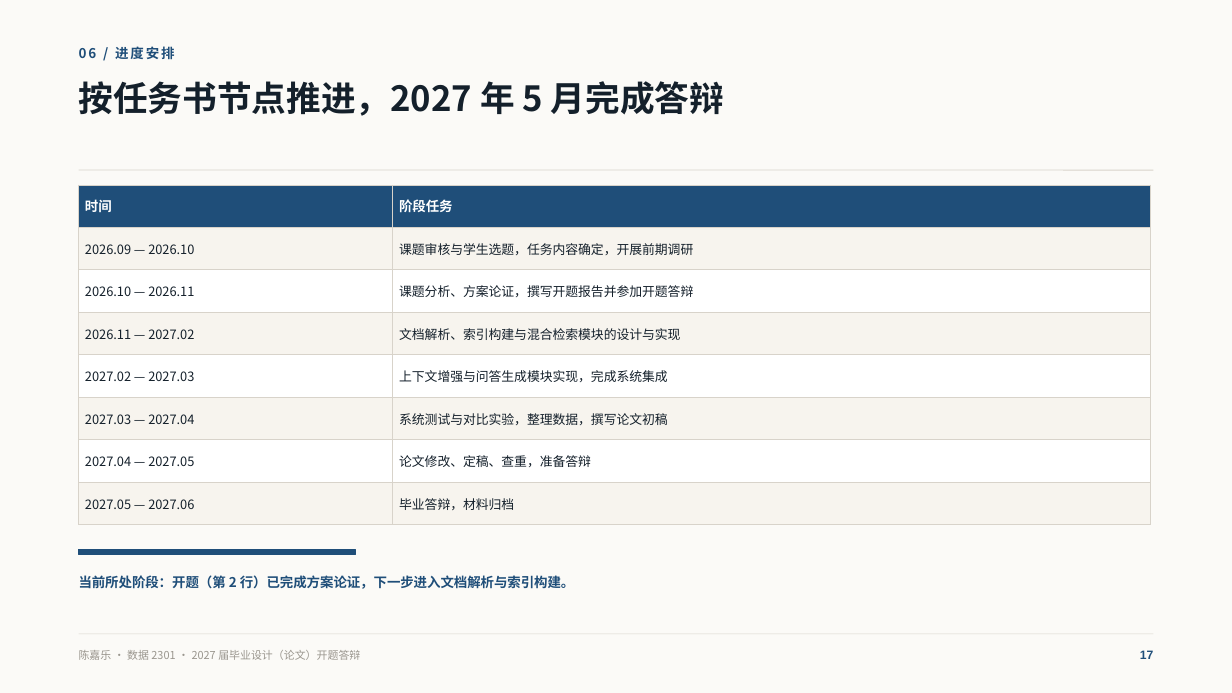
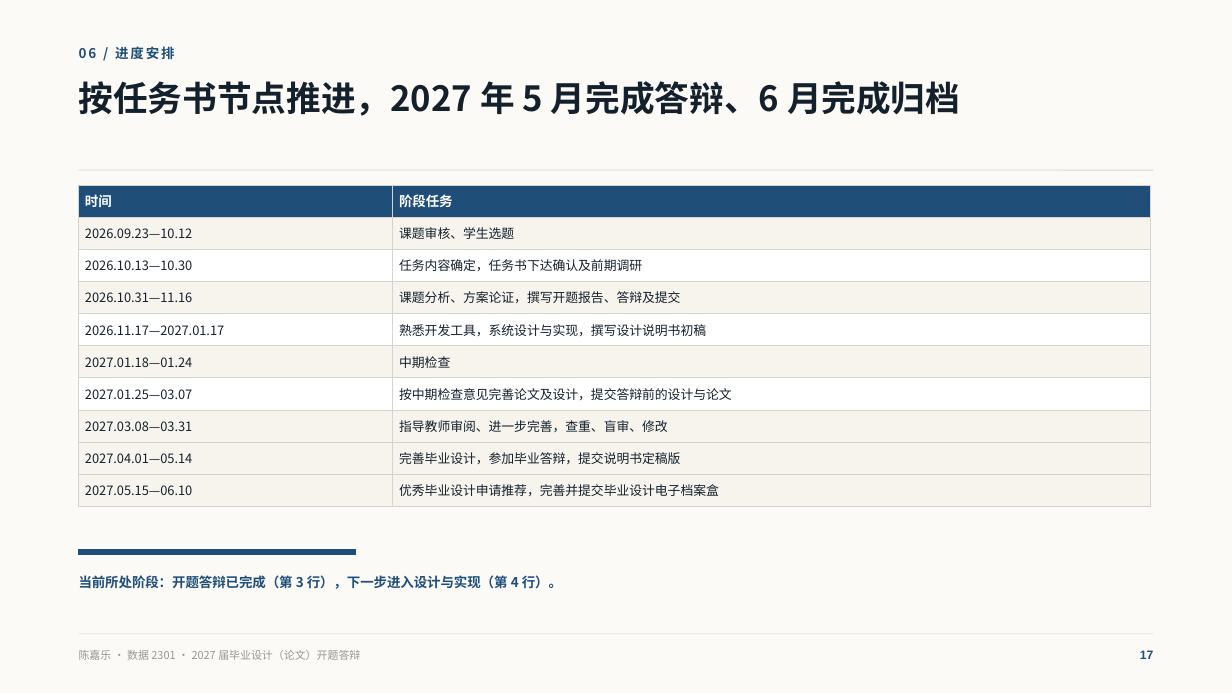
Before and after one commit to CJLOdyssey/ragbase, a slide deck: slide 17 of 开题答辩PPT_陈嘉乐.pptx. Drawn at 1232x693 pixels with LibreOffice and Linux fonts; fonts in the diff are those of the drawing. Boxes give left, top, right and bottom in pixels: in the first picture for what was removed or moved away, otherwise in the second. Text is boxed around its words. In the diff, an @@ line names an element or a change of style, - is before the commit and + after.

```diff
--- a/开题答辩PPT_陈嘉乐.pptx
+++ b/开题答辩PPT_陈嘉乐.pptx
@@ text at (x1=79, y1=81, x2=960, y2=116): text changed @@
-按任务书节点推进，2027 年 5 月完成答辩
+按任务书节点推进，2027 年 5 月完成答辩、6 月完成归档
@@ table at (x1=79, y1=185, x2=1151, y2=506) @@
-row 2: 2026.09 — 2026.10 | 课题审核与学生选题，任务内容确定，开展前期调研
-row 3: 2026.10 — 2026.11 | 课题分析、方案论证，撰写开题报告并参加开题答辩
-row 4: 2026.11 — 2027.02 | 文档解析、索引构建与混合检索模块的设计与实现
-row 5: 2027.02 — 2027.03 | 上下文增强与问答生成模块实现，完成系统集成
-row 6: 2027.03 — 2027.04 | 系统测试与对比实验，整理数据，撰写论文初稿
-row 7: 2027.04 — 2027.05 | 论文修改、定稿、查重，准备答辩
-row 8: 2027.05 — 2027.06 | 毕业答辩，材料归档
+row 2: 2026.09.23—10.12 | 课题审核、学生选题
+row 3: 2026.10.13—10.30 | 任务内容确定，任务书下达确认及前期调研
+row 4: 2026.10.31—11.16 | 课题分析、方案论证，撰写开题报告、答辩及提交
+row 5: 2026.11.17—2027.01.17 | 熟悉开发工具，系统设计与实现，撰写设计说明书初稿
+row 6: 2027.01.18—01.24 | 中期检查
+row 7: 2027.01.25—03.07 | 按中期检查意见完善论文及设计，提交答辩前的设计与论文
+row 8: 2027.03.08—03.31 | 指导教师审阅、进一步完善，查重、盲审、修改
+row 9: 2027.04.01—05.14 | 完善毕业设计，参加毕业答辩，提交说明书定稿版
+row 10: 2027.05.15—06.10 | 优秀毕业设计申请推荐，完善并提交毕业设计电子档案盒
@@ text at (x1=79, y1=575, x2=562, y2=589): text changed @@
-当前所处阶段：开题（第 2 行）已完成方案论证，下一步进入文档解析与索引构建。
+当前所处阶段：开题答辩已完成（第 3 行），下一步进入设计与实现（第 4 行）。
```
Also in this commit, not shown: 8 other files.
